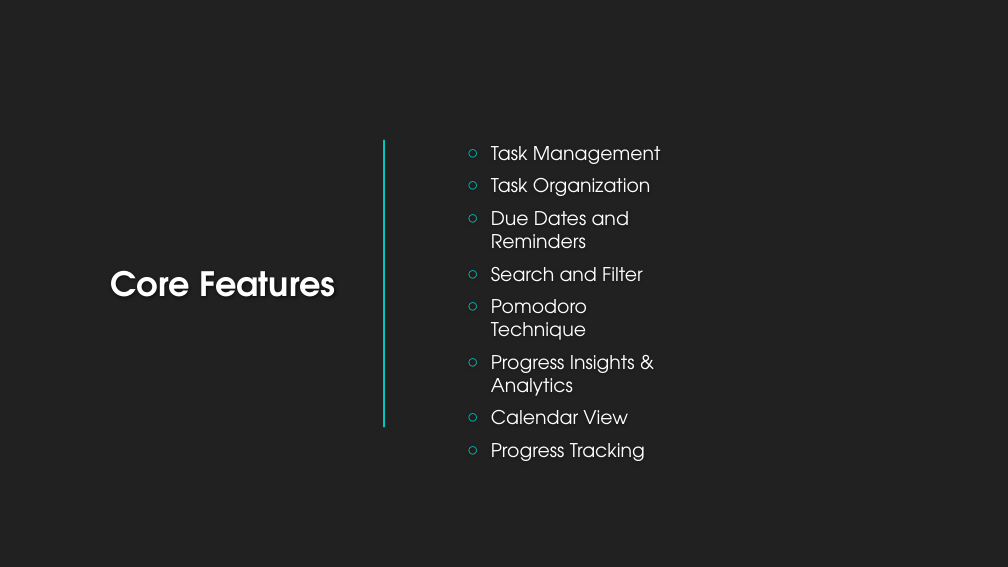
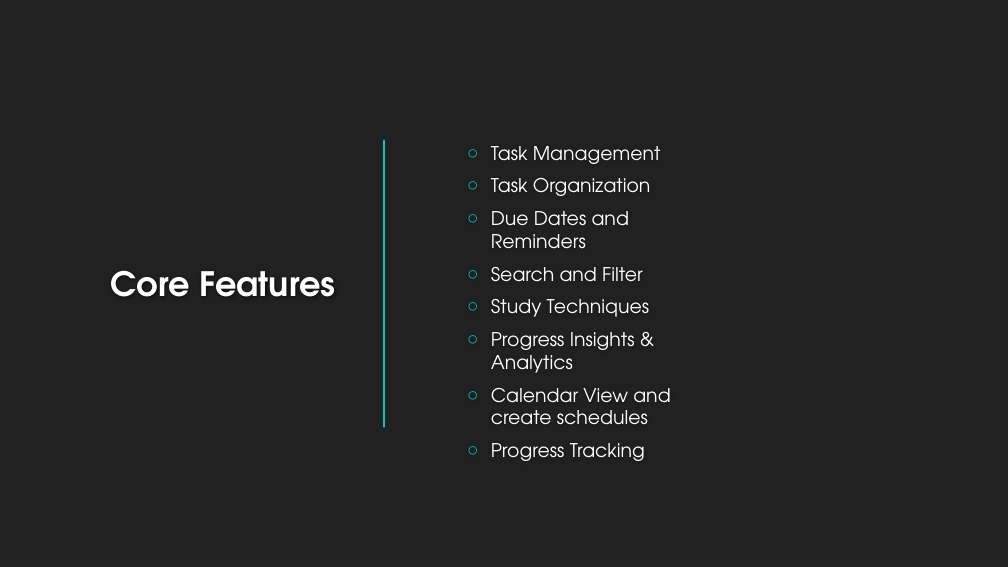
Before and after one commit to BadrGello/Task-Management-App, a slide deck: slide 4 of Documents/HCI Project Proposal.pptx. Drawn at 1008x567 pixels with LibreOffice and Linux fonts; fonts in the diff are those of the drawing; background and template pictures are left out. Boxes give left, top, right and bottom in pixels: in the first picture for what was removed or moved away, otherwise in the second. Text is boxed around its words. In the diff, an @@ line names an element or a change of style, - is before the commit and + after.

Commit message:
add the schedule

```diff
--- a/Documents/HCI Project Proposal.pptx
+++ b/Documents/HCI Project Proposal.pptx
@@ text at [491, 299, 650, 317]: text changed @@
-  ○ Pomodoro Technique
+  ○ Study Techniques
@@ text at [491, 388, 670, 425]: text changed @@
-  ○ Calendar View
+  ○ Calendar View and create schedules
```
Also in this commit, not shown: 2 other slides changed.
